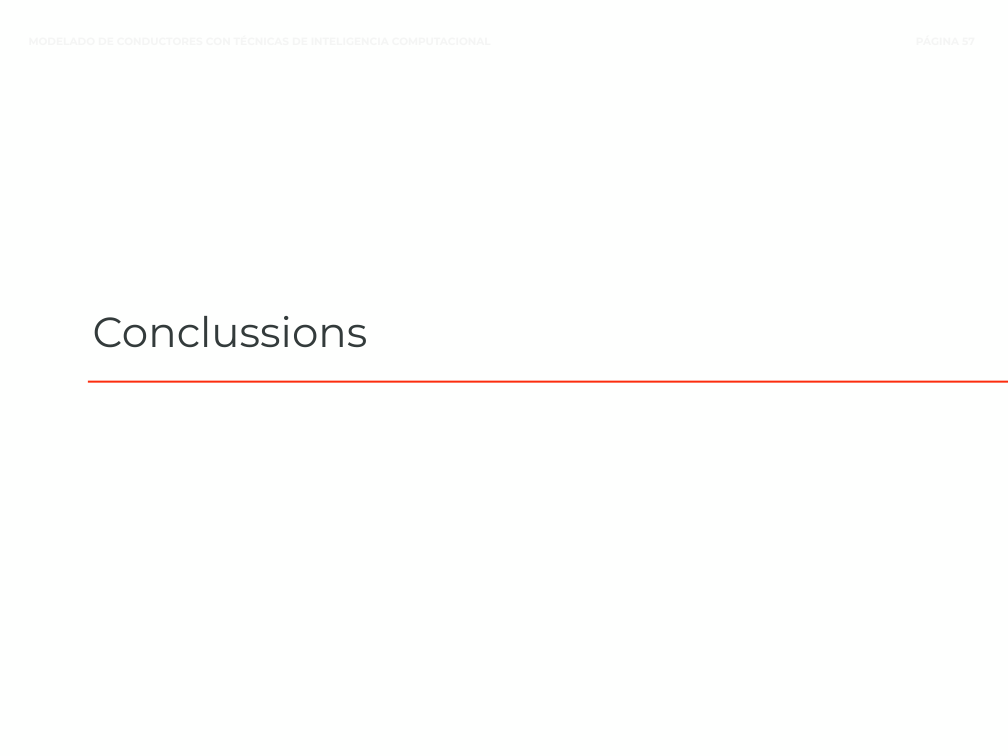
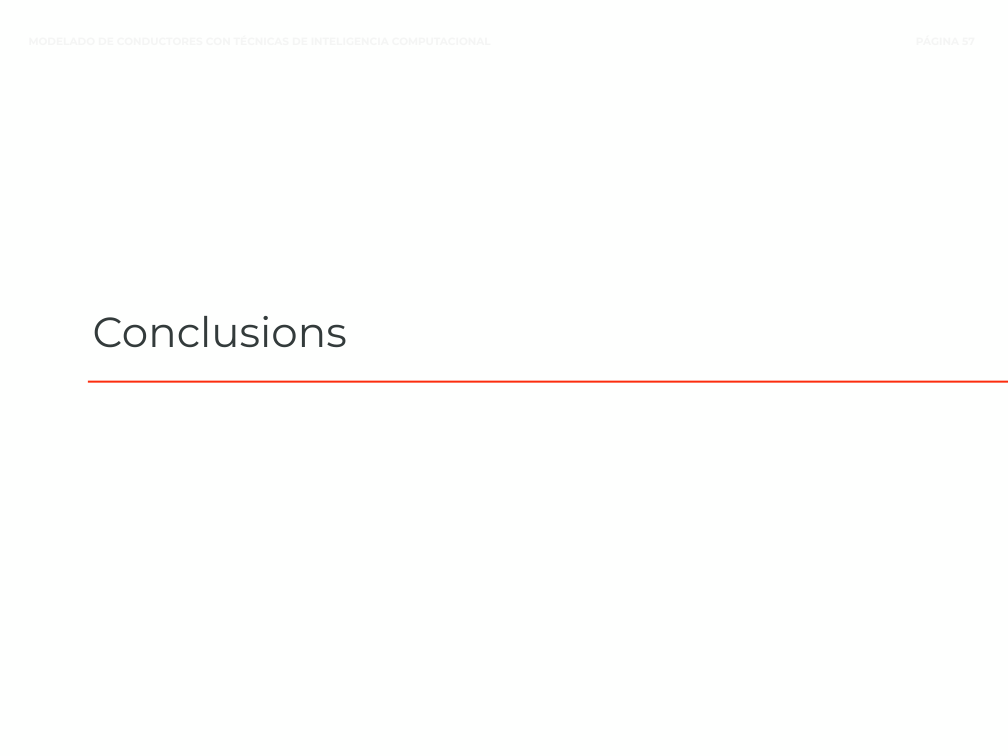
Before and after one commit to blazaid/PhD-Alberto, a slide deck: slide 57 of slides/phd-slides.pptx. Drawn at 1008x756 pixels with LibreOffice and Linux fonts; fonts in the diff are those of the drawing. Boxes give left, top, right and bottom in pixels: in the first picture for what was removed or moved away, otherwise in the second. Text is boxed around its words. In the diff, an @@ line names an element or a change of style, - is before the commit and + after.

Commit message:
Puta errata de mierda. Es "Conclusions", no "Conclussions"

```diff
--- a/slides/phd-slides.pptx
+++ b/slides/phd-slides.pptx
@@ text at <box>93,316,347,348</box>: text changed @@
-Conclussions
+Conclusions
```
Also in this commit, not shown: 2 other slides changed, 1 other file.
